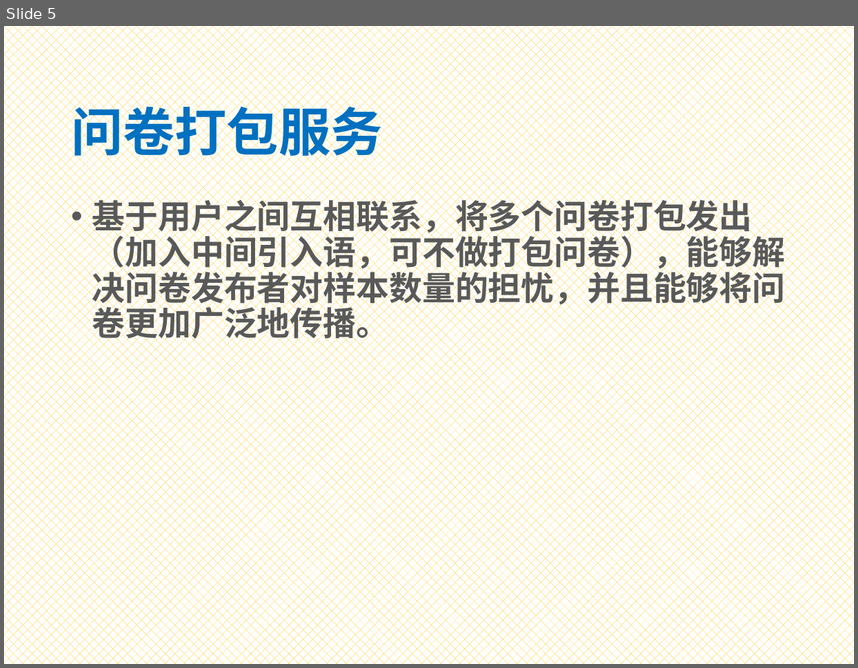
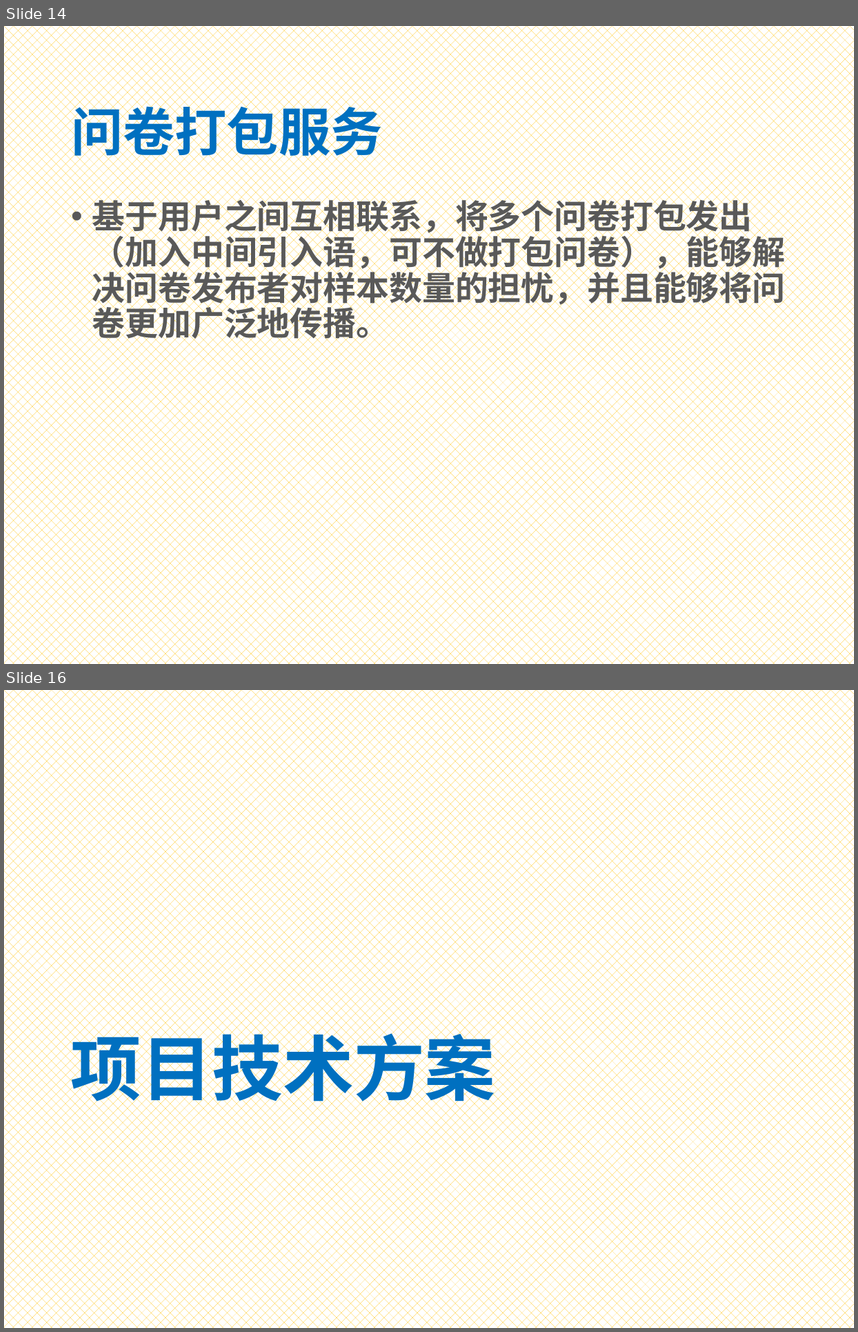
Before and after one commit to Bonjourz/to-simple, a slide deck: Presentation2 Template.pptx. Shown one above the other, each under a label of ours: slide 5 before the commit, slides 14 and 16 after it; the slides between them are not shown. The pictures are 858x668 and 858x1332 pixels, drawn with LibreOffice and Linux fonts; fonts in the diff are those of the drawing. Boxes give left, top, right and bottom in pixels: in the first picture for what was removed or moved away, otherwise in the second. Text is boxed around its words. In the diff, an @@ line names an element or a change of style, - is before the commit and + after.

```diff
--- a/Presentation2 Template.pptx
+++ b/Presentation2 Template.pptx
@@ slide 16 added at bbox=[4, 690, 854, 1328], background pattern #FFC000 on #FFFFFF @@
@@ title added at bbox=[70, 1022, 495, 1112], 60 pt, text #0070C0, bold @@
+项目技术方案
@@ what was slide 5 is now slide 14 @@
```
Also in this commit, not shown: 2 slides changed, 18 other slides added, 6 slides removed.
